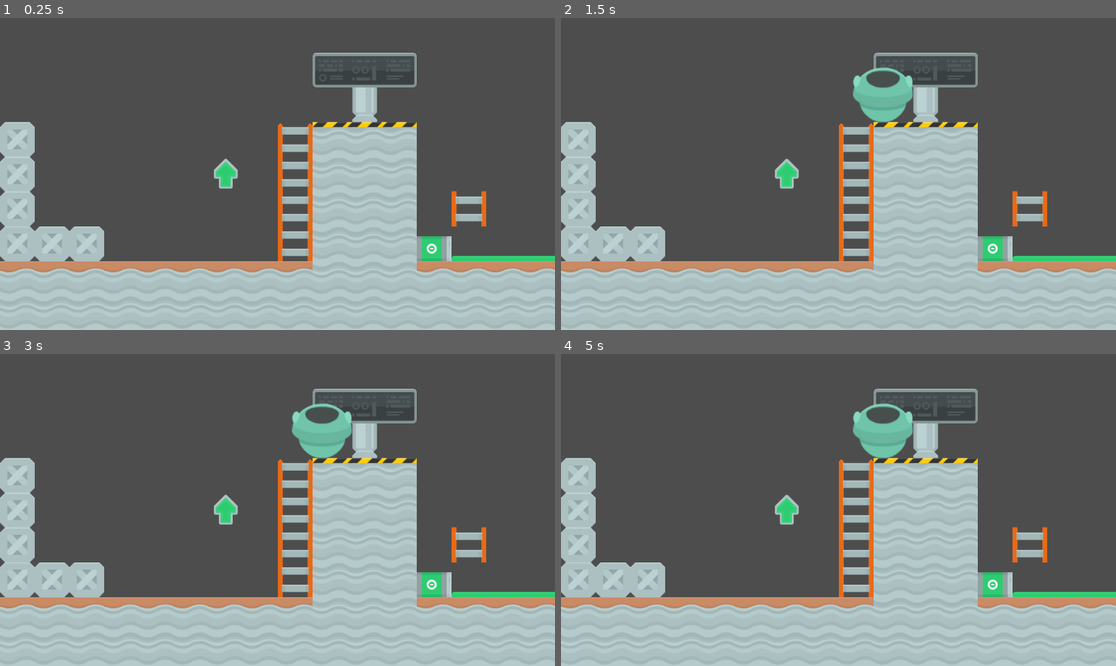
Above: before the commit, frames 1-4 (two rows, left to right).
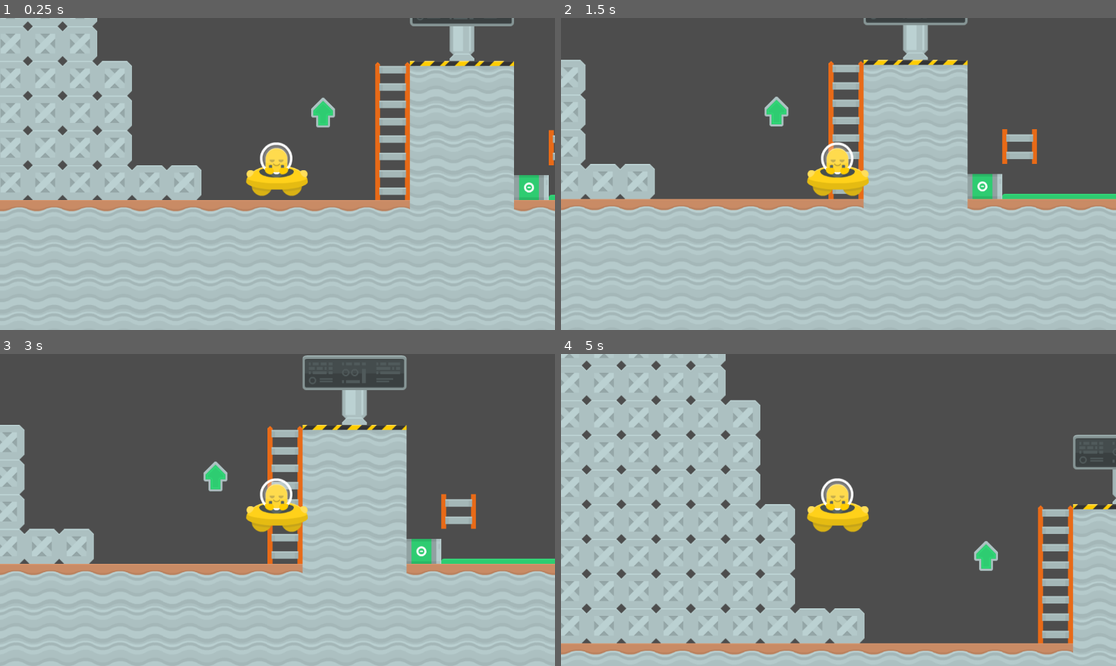
Above: after the commit, the same moments.

Repository: Ruteski/industrial-platformer
Game: Godot game, scene res://world.tscn
Two runs of this game, one before a commit and one after it. Both use one fixed random seed, a clock stepped at 60 frames per second and the inputs below.
Inputs:
- Up to frame 1 (0.25 s): no input
- Up to frame 2 (1.5 s): hold Right (ui_right) 0.53-1.28 s; hold Down (ui_down) from 1.28 s (still down)
- Up to frame 3 (3 s): tap Enter at 2 s; release Down (ui_down) at 2.03 s; hold Right (ui_right) 2.03-2.78 s; tap Space at 2.75 s; hold Up (ui_up) from 2.78 s (still down)
- Up to frame 4 (5 s): release Up (ui_up) at 3.53 s; hold Left (ui_left) from 3.53 s (still down)

The runs differ from the first frame. In frame 1, 46% of the frame differs, in the area x 0-100%, y 0-82%; in frame 2, 28%; in frame 3, 21%; in frame 4, 53%, in the area x 0-100%, y 0-97%.

Commit message:
criado o personagem com fisica

Diff:
--- /dev/null
+++ b/scripts/player.gd
@@ -0,0 +1,10 @@
+extends CharacterBody2D
+
+
+const SPEED = 300.0
+
+
+func _physics_process(delta: float) -> void:
+	var direction: Vector2 = Input.get_vector("ui_left", "ui_right", "ui_up", "ui_down")
+	velocity = direction * SPEED
+	move_and_slide()
--- a/world.tscn
+++ b/world.tscn
@@ -1,10 +1,11 @@
-[gd_scene load_steps=4 format=3 uid="uid://c71353en3tg6v"]
+[gd_scene load_steps=5 format=3 uid="uid://c71353en3tg6v"]
 
 [ext_resource type="TileSet" uid="uid://dr1i7q7h6phxb" path="res://tileset.tres" id="1_tvdum"]
-[ext_resource type="Texture2D" uid="uid://cpxdljo8mxjbd" path="res://addons/Alien UFO Pack/PNG/shipGreen.png" id="2_1itno"]
+[ext_resource type="Script" path="res://scripts/player.gd" id="2_0yli3"]
+[ext_resource type="Texture2D" uid="uid://8uue81s5i6v3" path="res://addons/Alien UFO Pack/PNG/shipYellow_manned.png" id="3_rbu6b"]
 
-[sub_resource type="CircleShape2D" id="CircleShape2D_fynd2"]
-radius = 56.52
+[sub_resource type="CircleShape2D" id="CircleShape2D_uu52j"]
+radius = 50.0
 
 [node name="World" type="Node2D"]
 scale = Vector2(1.03, 1.03)
@@ -19,13 +20,16 @@
 layer_2/name = "Details Front"
 layer_2/tile_data = PackedInt32Array(-1114057, 720896, 7, -1048521, 720896, 7, -982985, 720896, 7, -917449, 720896, 7,  …(11577 unchanged characters)…
 
-[node name="RigidBody2D" type="RigidBody2D" parent="."]
-position = Vector2(649, -123)
-mass = 5.56
+[node name="Player" type="CharacterBody2D" parent="."]
+position = Vector2(363.107, 437.864)
+motion_mode = 1
+script = ExtResource("2_0yli3")
 
-[node name="CollisionShape2D" type="CollisionShape2D" parent="RigidBody2D"]
-shape = SubResource("CircleShape2D_fynd2")
+[node name="CollisionShape2D" type="CollisionShape2D" parent="Player"]
+shape = SubResource("CircleShape2D_uu52j")
 
-[node name="ShipGreen" type="Sprite2D" parent="RigidBody2D"]
-scale = Vector2(1, 1.68)
-texture = ExtResource("2_1itno")
+[node name="ShipYellowManned" type="Sprite2D" parent="Player"]
+position = Vector2(-0.970874, -9.70874)
+texture = ExtResource("3_rbu6b")
+
+[node name="Camera2D" type="Camera2D" parent="Player"]
